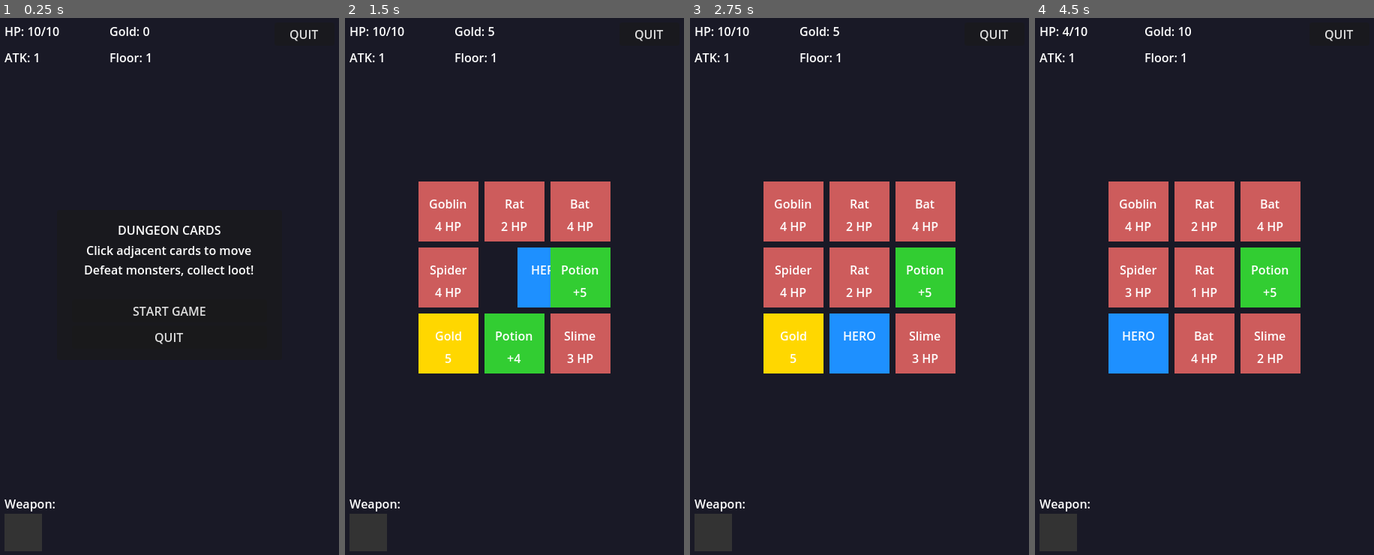
Above: before the commit, frames 1-4 (left to right).
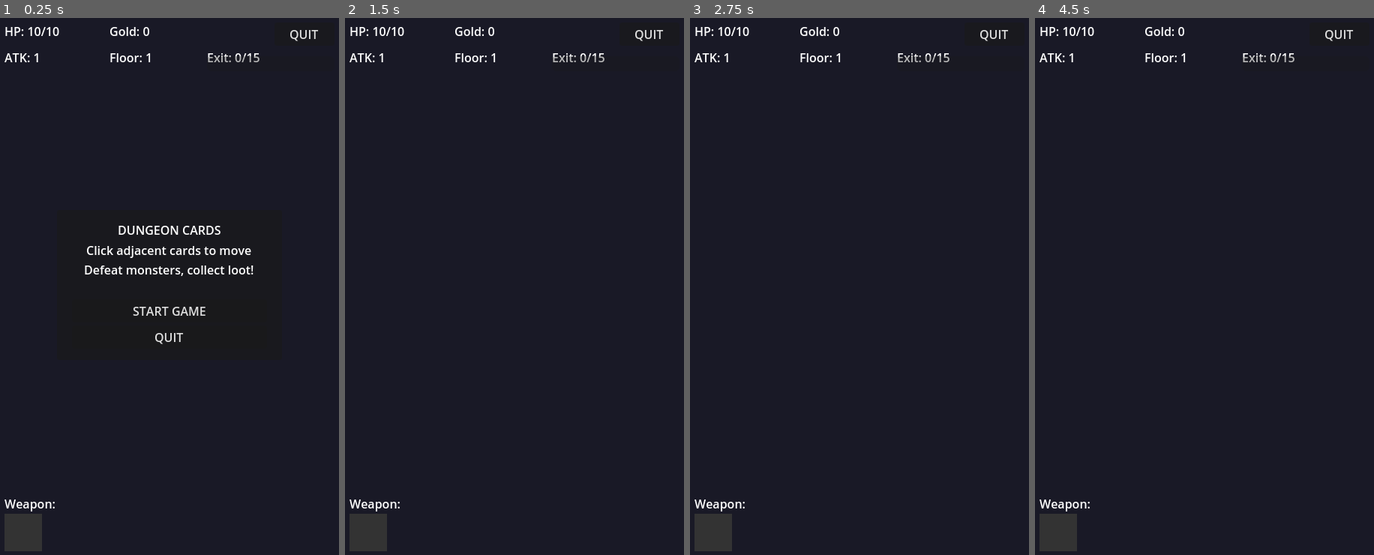
Above: after the commit, the same moments.

Repository: divineforge/mini-card-rpg
Game: Godot game, scene res://dungeon_game.tscn
Two runs of this game, one before a commit and one after it. Both use one fixed random seed, a clock stepped at 60 frames per second and the inputs below.
Inputs (mouse positions are in pixels of both pictures, inside the frame that each line leads up to):
- Up to frame 1 (0.25 s): no input
- Up to frame 2 (1.5 s): click "START GAME" at 0.5 s; tap Enter (start_game) at 1.25 s; move the mouse to (514, 275) at 1.27 s; hold Right (move_right) from 1.28 s (still down); hold Enter (start_game) from 1.28 s (still down); click (514, 275) at 1.42 s
- Up to frame 3 (2.75 s): move the mouse to (795, 211) at 2.02 s; release Right (move_right) at 2.03 s; release Enter (start_game) at 2.03 s; hold Down (move_down) from 2.03 s (still down); tap Enter (start_game) at 2.1 s; click (795, 211) at 2.17 s
- Up to frame 4 (4.5 s): tap Enter (start_game) at 2.75, 3.6, 4.25 s; move the mouse to (1204, 211) at 2.77 s; release Down (move_down) at 2.78 s; hold Right (move_right) 2.78-3.53 s; hold Enter (start_game) 2.78-3.53 s; click (1204, 211) at 2.92 s; move the mouse to (1268, 211) at 3.52 s; hold Up (move_up) 3.53-4.28 s; click (1268, 211) at 3.67 s; move the mouse to (1140, 275) at 4.27 s; hold Left (move_left) from 4.28 s (still down); hold Enter (start_game) from 4.28 s (still down); click (1140, 275) at 4.42 s

The runs differ from the first frame. In frame 1, 0.1% of the frame differs, in the area x 61-77%, y 6-9%; in frame 2, 17%; in frame 3, 18%; in frame 4, 18%, in the area x 7-79%, y 1-67%.
Error after the commit: Parse Error: Function "resolve_exit()" not found in base self. (res://scripts/dungeon_board.gd:180)

Commit message:
feat: add more progress bar

Diff:
--- a/dungeon_game.gd
+++ b/dungeon_game.gd
@@ -7,6 +7,8 @@
 @onready var floor_label: Label = $HUD/FloorLabel
 @onready var game_over_panel: Panel = $GameOverPanel
 @onready var start_panel: Panel = $StartPanel
+@onready var weapon_slot: ColorRect = $EquipmentPanel/WeaponSlot
+@onready var weapon_name_label: Label = $EquipmentPanel/WeaponSlot/WeaponName
 
 func _ready():
 	# Connect to GameManager signals
@@ -18,6 +20,8 @@
 
 	# Connect dungeon board signals
 	dungeon_board.game_over.connect(_on_game_over)
+	dungeon_board.weapon_equipped.connect(_on_weapon_equipped)
+	dungeon_board.weapon_used.connect(_on_weapon_used)
 
 	# Show start screen
 	show_start_screen()
@@ -35,6 +39,7 @@
 	GameManager.new_game()
 	dungeon_board.setup_board()
 	update_hud()
+	clear_weapon_display()
 
 func update_hud():
 	if GameManager.player_stats:
@@ -80,3 +85,15 @@
 	# ESC to quit
 	if event.is_action_pressed("ui_cancel"):
 		get_tree().quit()
+
+# Weapon display functions
+func _on_weapon_equipped(weapon_name: String, weapon_value: int):
+	weapon_slot.color = Color.ORANGE
+	weapon_name_label.text = "%s\n+%d" % [weapon_name, weapon_value]
+
+func _on_weapon_used():
+	clear_weapon_display()
+
+func clear_weapon_display():
+	weapon_slot.color = Color(0.2, 0.2, 0.2, 1)
+	weapon_name_label.text = ""
--- a/dungeon_game.tscn
+++ b/dungeon_game.tscn
@@ -77,6 +77,24 @@
 offset_right = 460.0
 offset_bottom = 40.0
 text = "QUIT"
+
+[node name="ExitProgressLabel" type="Label" parent="HUD"]
+layout_mode = 0
+offset_left = 290.0
+offset_top = 45.0
+offset_right = 370.0
+offset_bottom = 75.0
+text = "Exit: 0/15"
+
+[node name="ExitProgressBar" type="ProgressBar" parent="HUD"]
+layout_mode = 0
+offset_left = 290.0
+offset_top = 55.0
+offset_right = 460.0
+offset_bottom = 75.0
+max_value = 15.0
+value = 0.0
+show_percentage = false
 
 [node name="EquipmentPanel" type="Control" parent="."]
 layout_mode = 1
@@ -210,6 +228,7 @@
 layout_mode = 2
 text = "QUIT"
 
+[connection signal="pressed" from="HUD/QuitGameButton" to="." method="_on_quit_pressed"]
 [connection signal="pressed" from="StartPanel/VBox/StartButton" to="." method="_on_start_pressed"]
 [connection signal="pressed" from="StartPanel/VBox/QuitButton" to="." method="_on_quit_pressed"]
 [connection signal="pressed" from="GameOverPanel/VBox/RestartButton" to="." method="_on_restart_pressed"]
--- a/scripts/card.gd
+++ b/scripts/card.gd
@@ -95,6 +95,10 @@
 			color = Color.PURPLE
 			title_text = card_data.title
 			value_text = str(card_data.value)
+		CardData.CardType.EXIT:
+			color = Color.CYAN
+			title_text = "EXIT"
+			value_text = ">>>"
 
 	background.color = color
 	label.text = title_text
--- a/scripts/card_data.gd
+++ b/scripts/card_data.gd
@@ -10,6 +10,7 @@
 	POTION,     # Heals player
 	GOLD,       # Currency pickup
 	SPECIAL,    # Special abilities (fireball, etc.)
+	EXIT,       # Stairs to next floor
 }
 
 @export var type: CardType = CardType.MONSTER
@@ -59,3 +60,10 @@
 	data.title = "Hero"
 	data.value = 0
 	return data
+
+static func create_exit() -> CardData:
+	var data = CardData.new()
+	data.type = CardType.EXIT
+	data.title = "EXIT"
+	data.value = 0
+	return data
--- a/scripts/dungeon_board.gd
+++ b/scripts/dungeon_board.gd
@@ -11,6 +11,16 @@
 var player_position: Vector2i = Vector2i(1, 1)  # Center of 3x3 grid
 var cards: Array = []  # Flat array of all cards on board
 var grid: Array = []   # 2D array for position lookup
+
+# Equipped weapon (consumable - used on next monster attack)
+var equipped_weapon_name: String = ""
+var equipped_weapon_value: int = 0
+
+# Floor progress tracking
+var steps_taken: int = 0
+var steps_to_exit: int = 15  # Steps needed to reach exit
+var exit_spawned: bool = false
+const EXIT_SPAWN_THRESHOLD: int = 5  # Spawn exit when within this many steps
 
 # Card generation weights (for variety)
 var card_weights = {
@@ -24,6 +34,10 @@
 signal player_clashed(card_type: CardData.CardType, value: int)
 signal turn_completed
 signal game_over
+signal weapon_equipped(weapon_name: String, weapon_value: int)
+signal weapon_used
+signal progress_updated(current_steps: int, max_steps: int)
+signal floor_completed
 
 func _ready():
 	initialize_grid()
@@ -59,6 +73,12 @@
 	cards.clear()
 	initialize_grid()
 	player_card = null
+	# Reset equipped weapon
+	equipped_weapon_name = ""
+	equipped_weapon_value = 0
+	# Reset floor progress
+	steps_taken = 0
+	exit_spawned = false
 
 func create_card(data: CardData, grid_pos: Vector2i) -> Card:
 	var card = Card.new()
@@ -156,15 +176,28 @@
 			resolve_potion_pickup(target_card)
 		CardData.CardType.GOLD:
 			resolve_gold_pickup(target_card)
+		CardData.CardType.EXIT:
+			resolve_exit(target_card)
 		_:
 			move_player_to(target_pos)
 
 	player_clashed.emit(card_data.type, card_data.value)
+
+	# Increment steps after each move
+	increment_steps()
 
 func resolve_monster_clash(monster_card: Card):
 	var monster_hp = monster_card.card_data.value
 	var player_attack = GameManager.player_stats.attack
 	var target_pos = monster_card.grid_position  # Store position before removing
+
+	# Add equipped weapon bonus if available
+	if equipped_weapon_value > 0:
+		player_attack += equipped_weapon_value
+		# Consume the weapon
+		equipped_weapon_name = ""
+		equipped_weapon_value = 0
+		weapon_used.emit()
 
 	# Player attacks monster
 	monster_hp -= player_attack
@@ -187,8 +220,10 @@
 
 func resolve_weapon_pickup(weapon_card: Card):
 	var target_pos = weapon_card.grid_position
-	# Weapon gives attack boost
-	GameManager.player_stats.attack += weapon_card.card_data.value
+	# Equip weapon (consumable - used on next monster attack)
+	equipped_weapon_name = weapon_card.card_data.title
+	equipped_weapon_value = weapon_card.card_data.value
+	weapon_equipped.emit(equipped_weapon_name, equipped_weapon_value)
 	remove_card(weapon_card)
 	move_player_to(target_pos)
 	turn_completed.emit()
